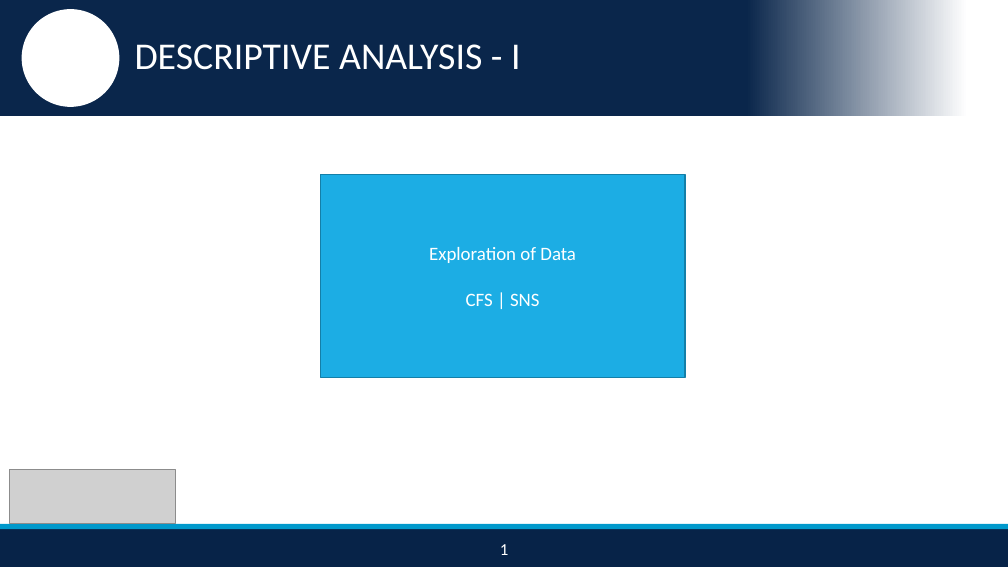
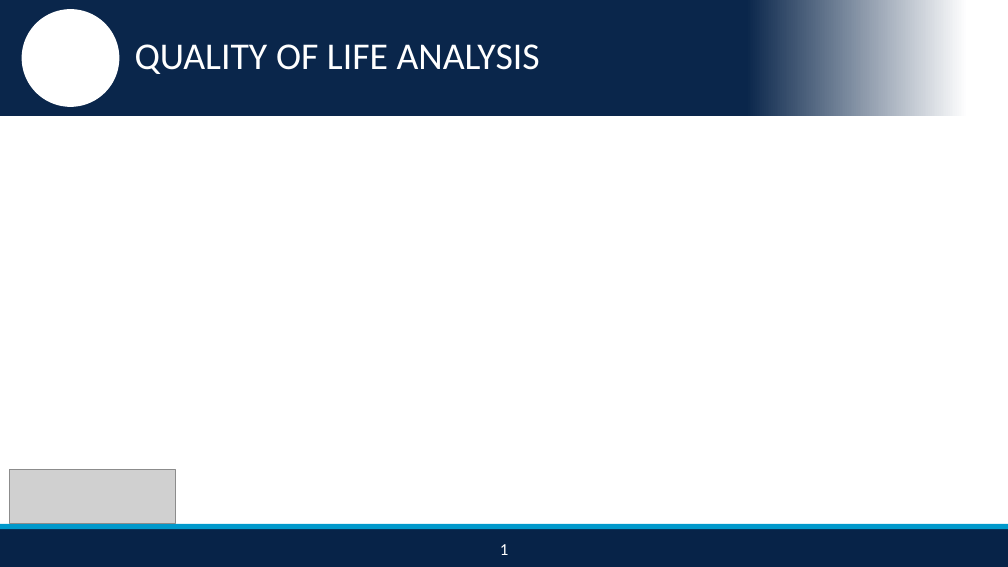
Before and after one commit to nikhilba/NOLA, a slide deck: slide 14 of Presentation/NOLA_Midterm_Presentation_v1.2.pptx (slide 11 before the commit). Drawn at 1008x567 pixels with LibreOffice and Linux fonts; fonts in the diff are those of the drawing; grey boxes stand for pictures; background and template pictures are left out. Boxes give left, top, right and bottom in pixels: in the first picture for what was removed or moved away, otherwise in the second. Text is boxed around its words. In the diff, an @@ line names an element or a change of style, - is before the commit and + after.

```diff
--- a/Presentation/NOLA_Midterm_Presentation_v1.2.pptx
+++ b/Presentation/NOLA_Midterm_Presentation_v1.2.pptx
@@ text at (135, 44, 540, 74): text changed @@
-DESCRIPTIVE ANALYSIS - I
+QUALITY OF LIFE ANALYSIS
@@ rectangle removed at (321, 175, 685, 377) @@
-Exploration of Data
-CFS | SNS
```
Also in this commit, not shown: 10 other slides changed, 4 slides added, 1 slide removed, 4 other files.
